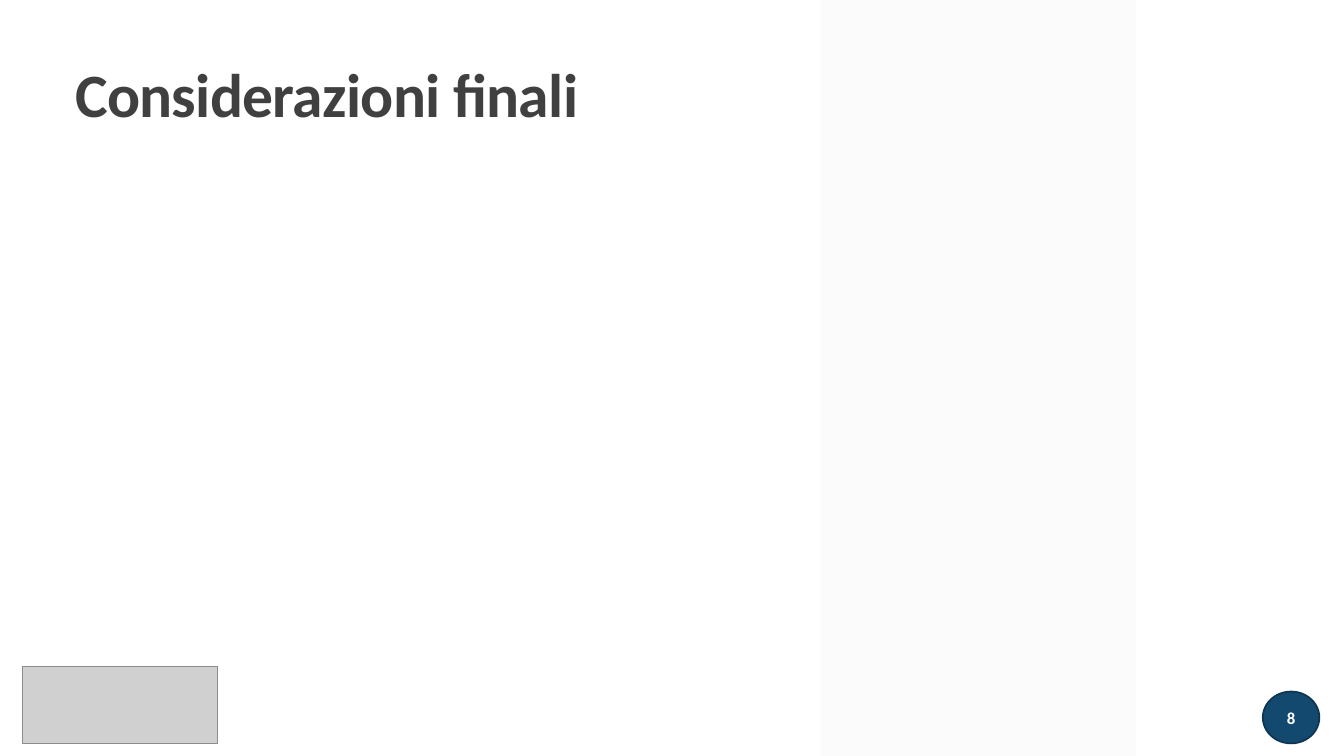
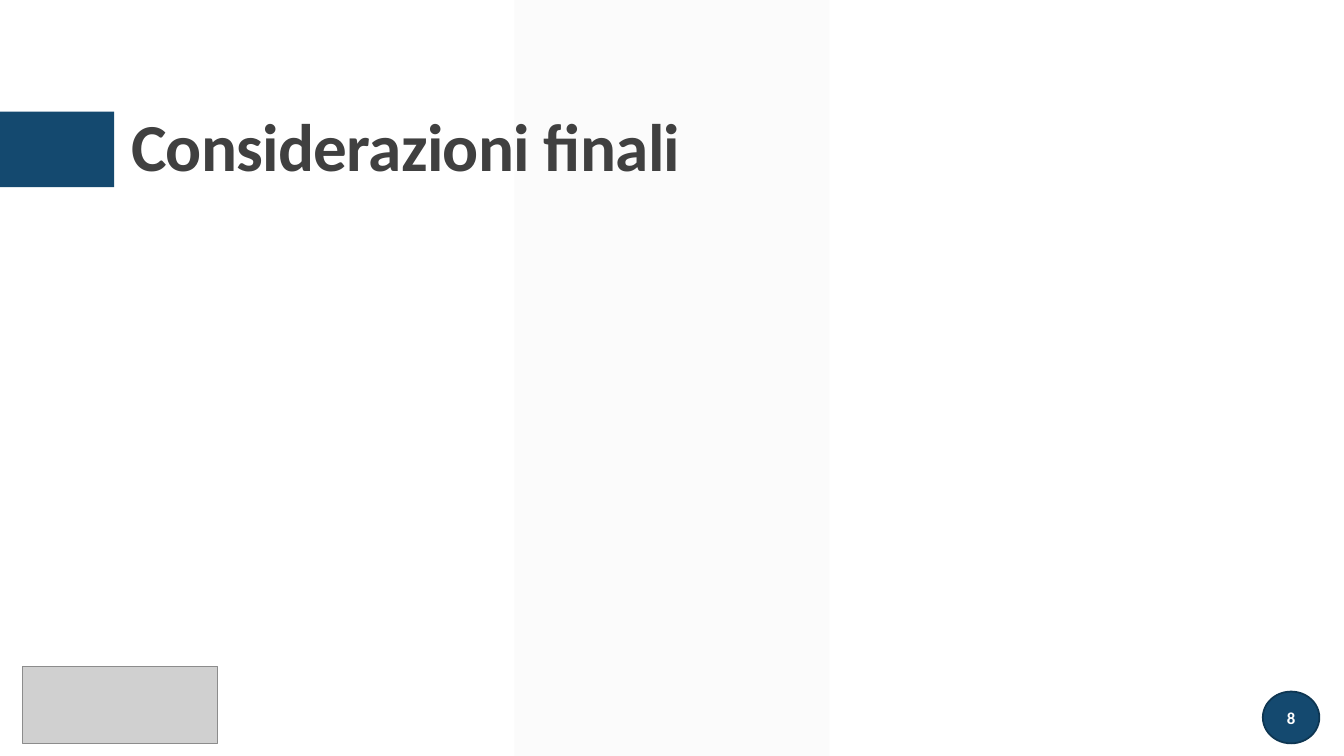
Before and after one commit to greco-salvatore/LTSpice, a slide deck: slide 8 of presentazione/presentazione.pptx. Drawn at 1344x756 pixels with LibreOffice and Linux fonts; fonts in the diff are those of the drawing; grey boxes stand for pictures. Boxes give left, top, right and bottom in pixels: in the first picture for what was removed or moved away, otherwise in the second. Text is boxed around its words. In the diff, an @@ line names an element or a change of style, - is before the commit and + after.

```diff
--- a/presentazione/presentazione.pptx
+++ b/presentazione/presentazione.pptx
@@ parallelogram: place and size @@
-parallelogram at [822, 0, 1136, 756]
+parallelogram at [514, 0, 829, 756]
@@ title "Considerazioni finali": place and size @@
-title "Considerazioni finali" at [75, 73, 578, 118]
+title "Considerazioni finali" at [131, 124, 680, 172]
@@ title "Considerazioni finali" at [131, 124, 680, 172]: size 44 to 48 pt @@
@@ rectangle added at [0, 112, 114, 188], fill #14496F @@
```
Also in this commit, not shown: 21 other slides changed, 1 slide added, 1 slide removed, 19 other files.
